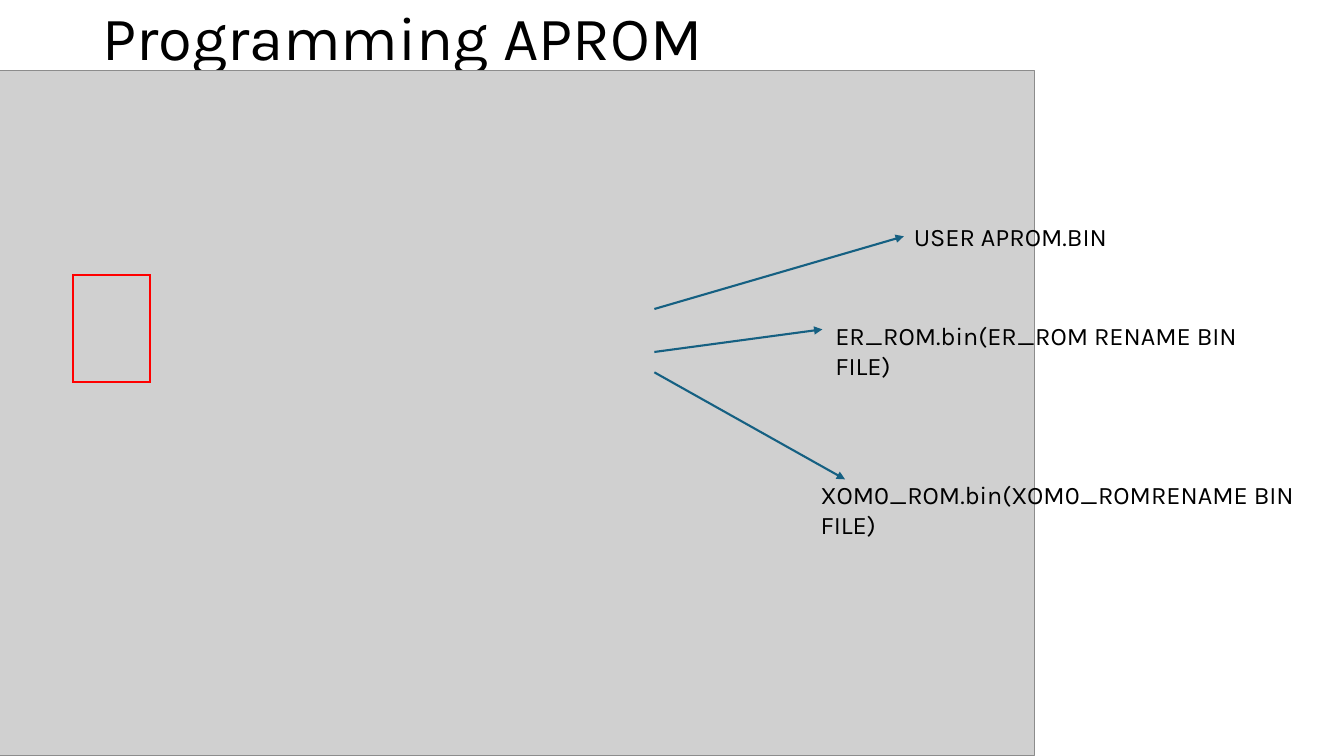
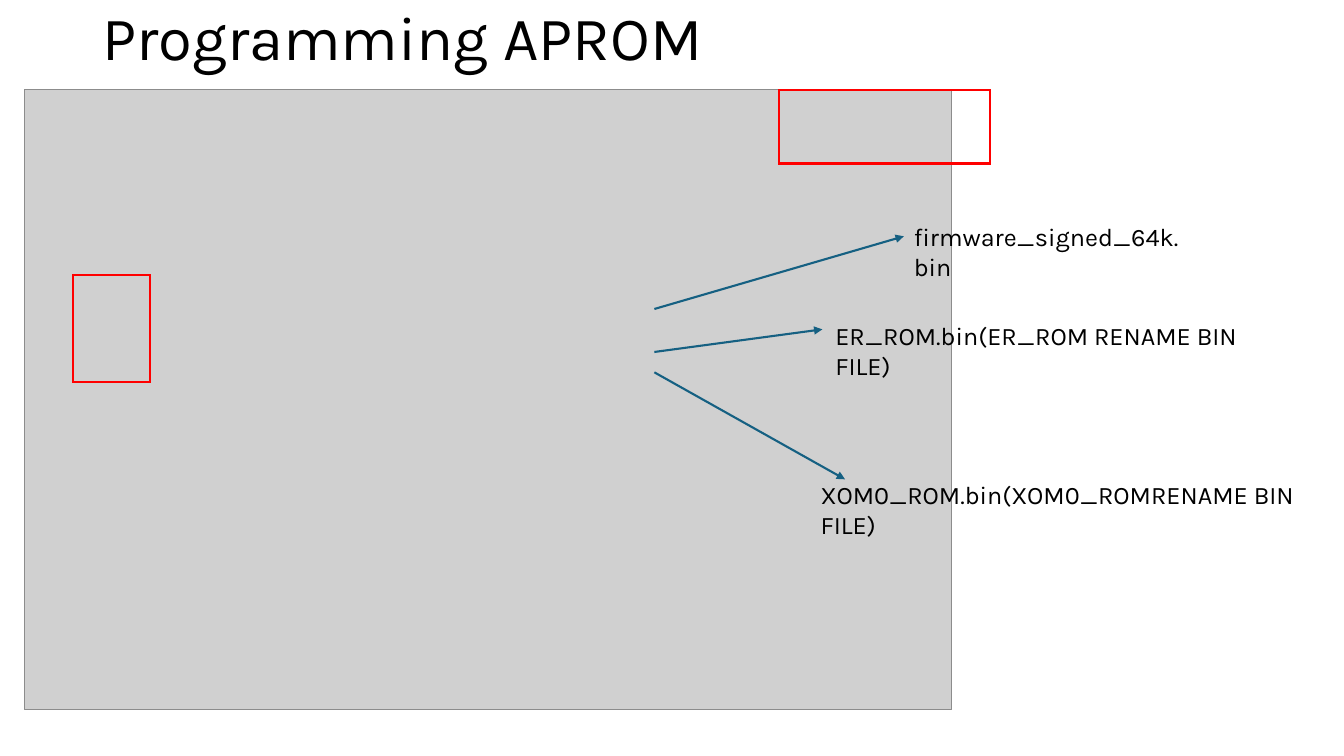
Before and after one commit to Jen-Chih-Liu/m2u51_aes_xom_boot, a slide deck: slide 13 of m2u54 aes boot.pptx. Drawn at 1344x756 pixels with LibreOffice and Linux fonts; fonts in the diff are those of the drawing; grey boxes stand for pictures. Boxes give left, top, right and bottom in pixels: in the first picture for what was removed or moved away, otherwise in the second. Text is boxed around its words. In the diff, an @@ line names an element or a change of style, - is before the commit and + after.

Commit message:
updated user aprom offset 0x4000

```diff
--- a/m2u54 aes boot.pptx
+++ b/m2u54 aes boot.pptx
@@ picture: place and size @@
-picture at (0,71,1034,756)
+picture at (24,90,952,710)
@@ rectangle added at (779,90,990,163), outline #FF0000 1.5 pt @@
@@ text at (914,223,1179,282): text changed @@
-USER APROM.BIN
+firmware_signed_64k.bin
```
Also in this commit, not shown: 2 other slides changed, 19 other files.
